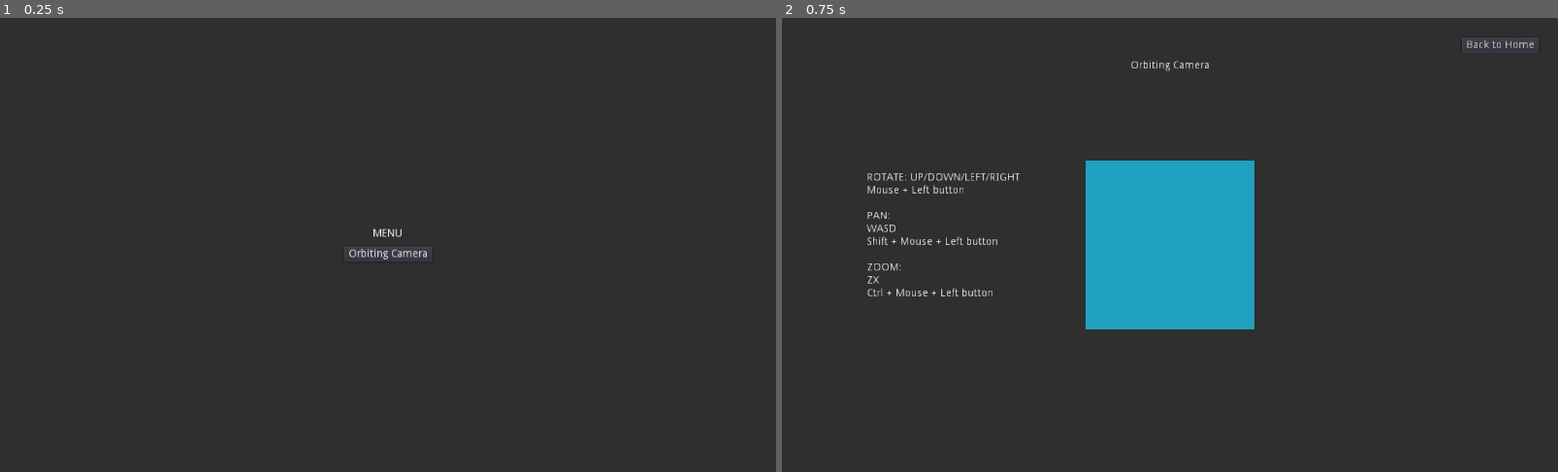
Above: before the commit, frames 1-2 (left to right).
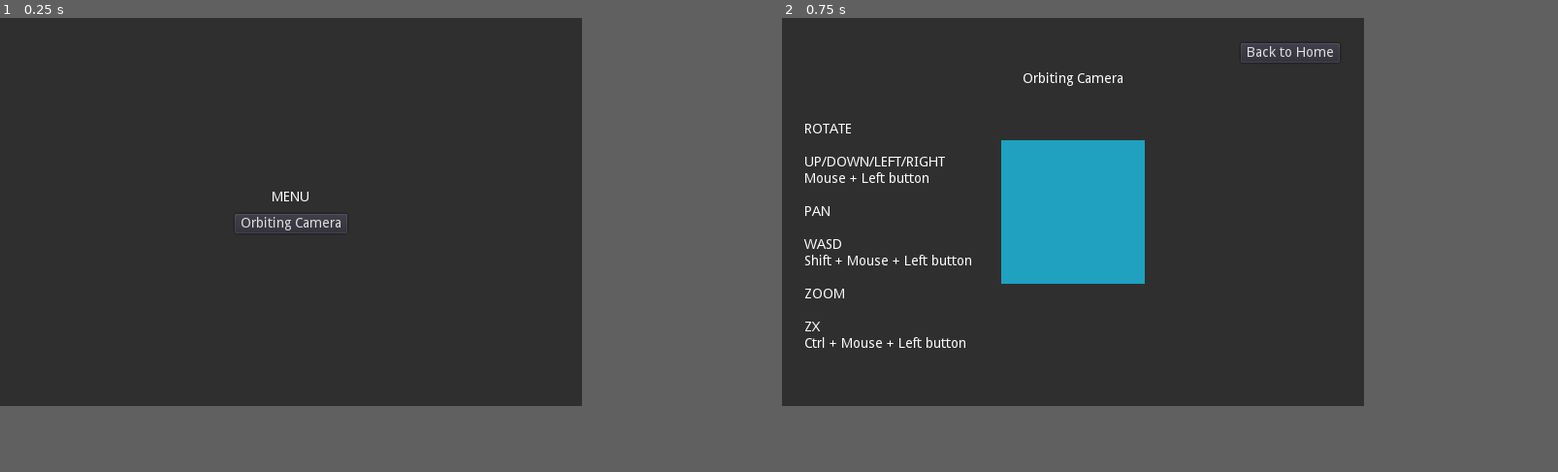
Above: after the commit, the same moments.

Repository: andrew-wilkes/godot-scene-templates
Game: Godot game, scene res://Home.tscn
Same seed, same stepped clock (60 frames per second), same inputs: the game is played once before the commit and once after it.
Inputs:
- Up to frame 1 (0.25 s): no input
- Up to frame 2 (0.75 s): click "Orbiting Camera" at 0.5 s
In our replay, the window is 800x468 before the commit and 600x400 after it. These sizes can differ from the game's own. Grey fills any space a smaller window leaves; there, only what the larger window draws over its background counts as a difference.

The runs differ from the first frame. In frame 1, 0.5% of the frame differs, in the area x 30-56%, y 38-54%; in frame 2, 12%, in the area x 2-98%, y 4-73%.

Commit message:
Add preview pic

Diff:
--- a/3d/OrbitingCameraScene.tscn
+++ b/3d/OrbitingCameraScene.tscn
@@ -18,18 +18,22 @@
 [node name="Label" type="Label" parent="CanvasLayer"]
 anchor_top = 0.5
 anchor_bottom = 0.5
-margin_left = 112.0
-margin_top = -96.0
-margin_right = 319.0
-margin_bottom = 71.0
-text = "ROTATE: UP/DOWN/LEFT/RIGHT
+margin_left = 23.0
+margin_top = -92.0
+margin_right = 230.0
+margin_bottom = 143.0
+text = "ROTATE
+
+UP/DOWN/LEFT/RIGHT
 Mouse + Left button
 
-PAN:
+PAN
+
 WASD
 Shift + Mouse + Left button
 
-ZOOM:
+ZOOM
+
 ZX
 Ctrl + Mouse + Left button"
 
--- a/3d/project.godot
+++ b/3d/project.godot
@@ -14,6 +14,11 @@
 run/main_scene="res://Home.tscn"
 config/icon="res://icon.png"
 
+[display]
+
+window/size/width=600
+window/size/height=400
+
 [gui]
 
 common/drop_mouse_on_gui_input_disabled=true
Not shown, added: 2d/media/3d-camera.png
